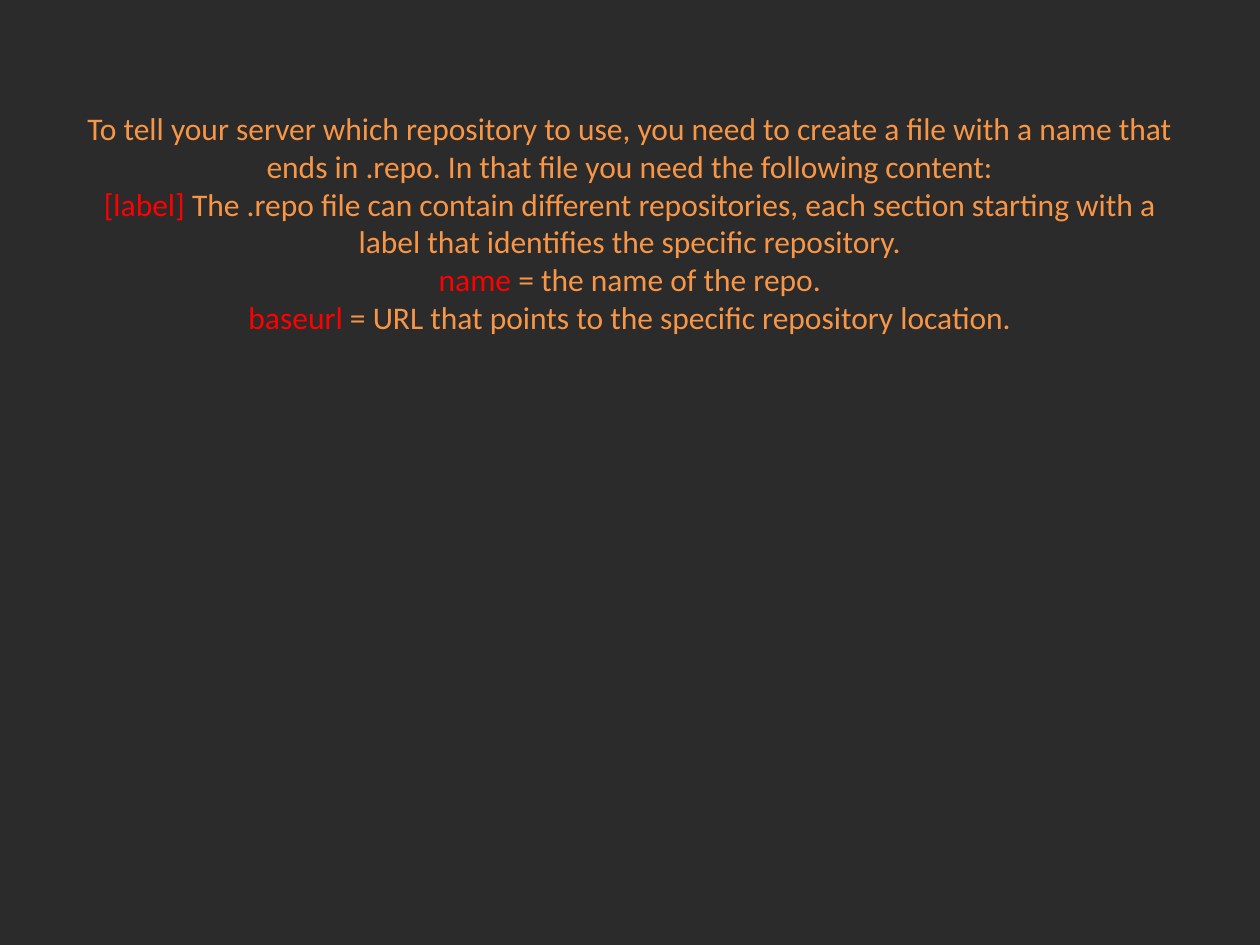
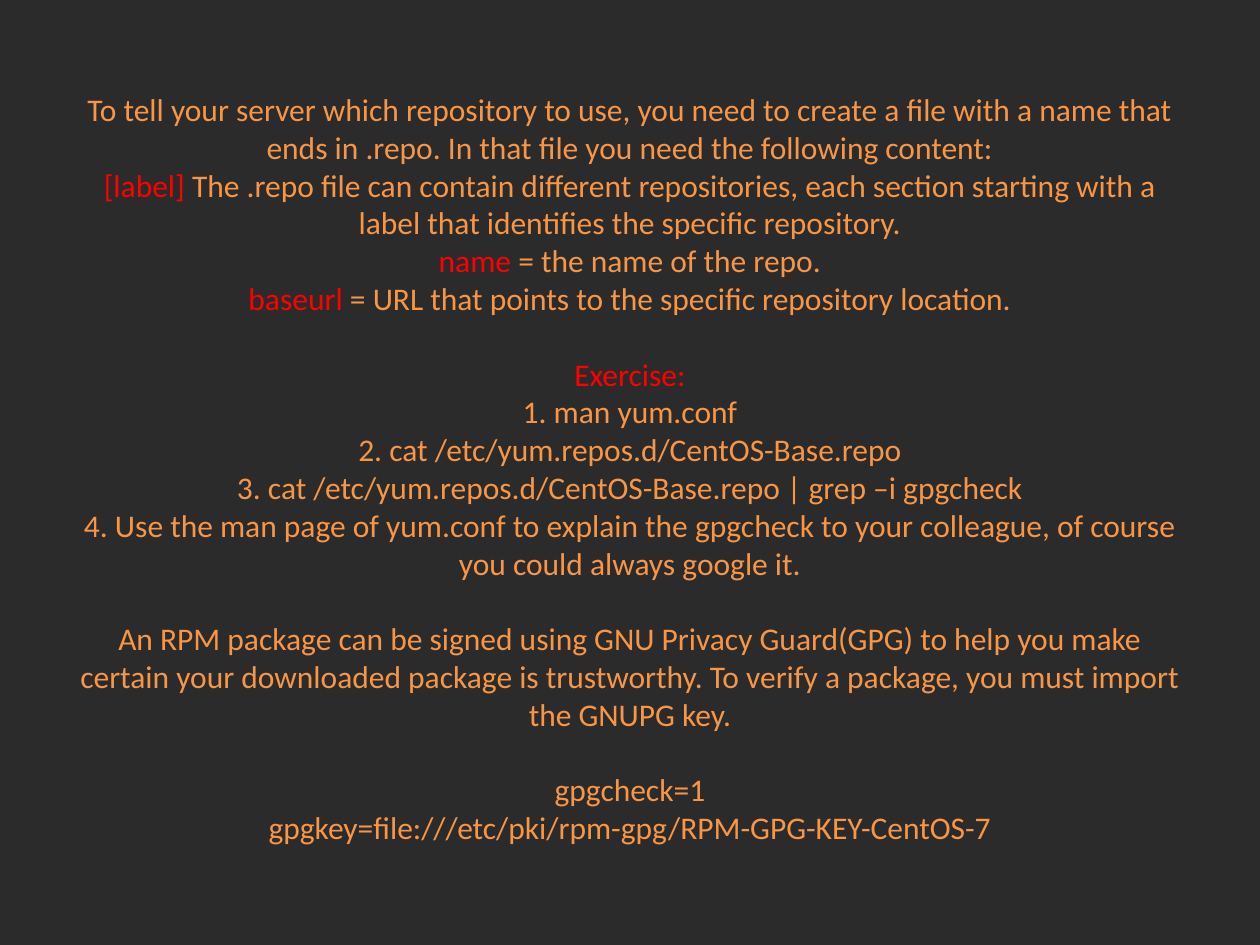
Before and after one commit to Academy-Soft-Intellect/Linux-Course, a slide deck: slide 4 of 9.SoftwareManagementAndCron/09-SoftwareManagementAndCron.pptx (slide 3 before the commit). Drawn at 1260x945 pixels with LibreOffice and Linux fonts; fonts in the diff are those of the drawing; background and template pictures are left out; a plain dark background stands for a picture behind light text. Boxes give left, top, right and bottom in pixels: in the first picture for what was removed or moved away, otherwise in the second. Text is boxed around its words. In the diff, an @@ line names an element or a change of style, - is before the commit and + after.

```diff
--- a/9.SoftwareManagementAndCron/09-SoftwareManagementAndCron.pptx
+++ b/9.SoftwareManagementAndCron/09-SoftwareManagementAndCron.pptx
@@ title at [80, 99, 1179, 845]: text changed @@
-To tell your server which repository to use, you need to create a file with a name that ends in .repo. In that file you need the following content:
-[label] The .repo file can contain different repositories, each section starting with a label that identifies the specific repository.
-name = the name of the repo.
-baseurl = URL that points to the specific repository location.
+To tell your server which repository to use, you need to create a file with a name that ends in .repo. In that file you need the following content:
+[label] The .repo file can contain different repositories, each section starting with a label that identifies the specific repository.
+name = the name of the repo.
+baseurl = URL that points to the specific repository location.
+Exercise:
+1. man yum.conf
+2. cat /etc/yum.repos.d/CentOS-Base.repo
+3. cat /etc/yum.repos.d/CentOS-Base.repo | grep –i gpgcheck
+4. Use the man page of yum.conf to explain the gpgcheck to your colleague, of course you could always google it.
+An RPM package can be signed using GNU Privacy Guard(GPG) to help you make certain your downloaded package is trustworthy. To verify a package, you must import the GNUPG key.
+gpgcheck=1
+gpgkey=file:///etc/pki/rpm-gpg/RPM-GPG-KEY-CentOS-7
```
Also in this commit, not shown: 1 other slide changed, 3 slides added.
